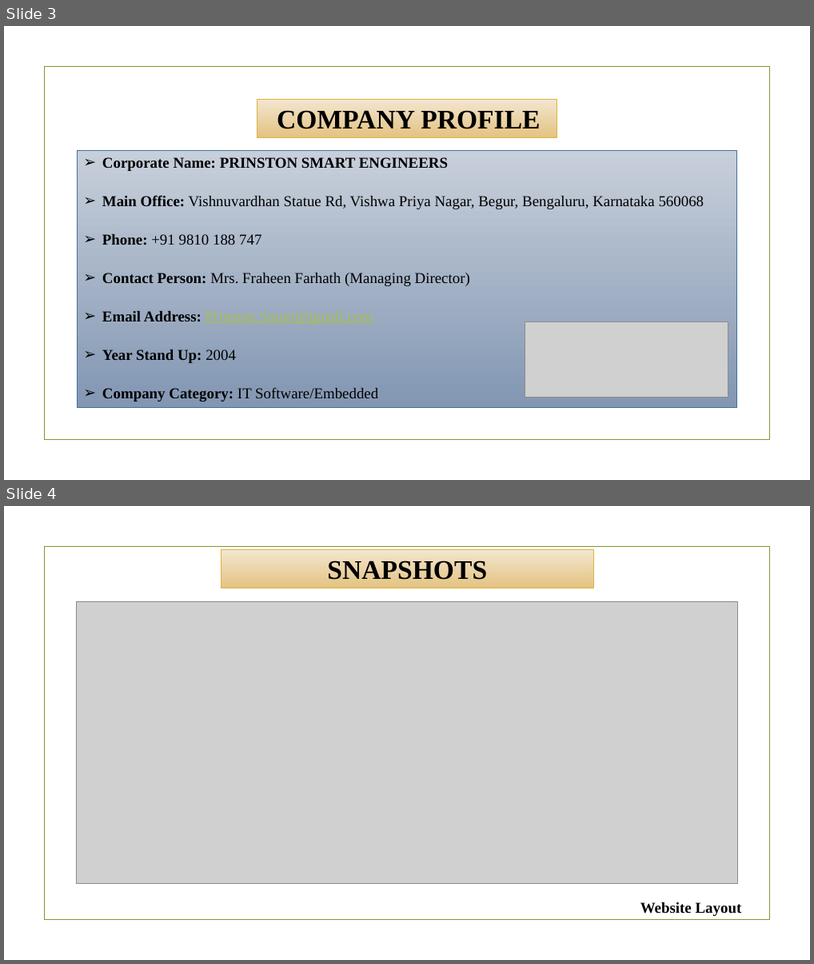
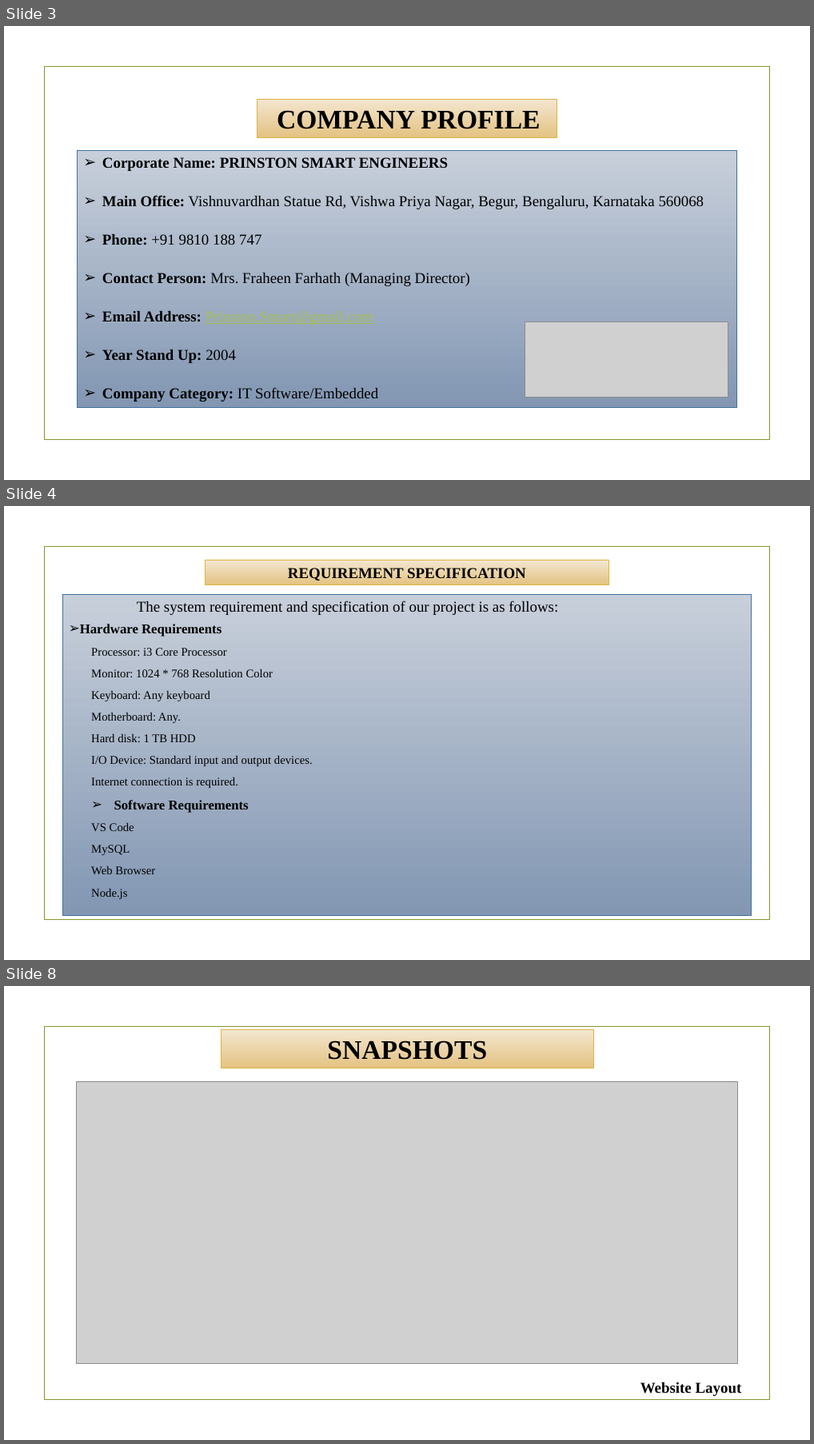
Before and after one commit to shubhankarsharma876/weather-forecast, a slide deck: ppt.pptx. Shown one above the other, each under a label of ours: slides 3 and 4 before the commit, slides 3, 4 and 8 after it; the slides between them are not shown. The pictures are 814x964 and 814x1444 pixels, drawn with LibreOffice and Linux fonts; fonts in the diff are those of the drawing; grey boxes stand for pictures; background and template pictures are left out. Boxes give left, top, right and bottom in pixels: in the first picture for what was removed or moved away, otherwise in the second. Text is boxed around its words. In the diff, an @@ line names an element or a change of style, - is before the commit and + after.

```diff
--- a/ppt.pptx
+++ b/ppt.pptx
@@ slide 4 added at box(4, 506, 810, 960), background picture (left out); not listed: 1 template element that a slide beside it also shows @@
@@ rectangle added at box(206, 560, 610, 584), fill gradient #F4E7D1 to #E4C482, outline #DEB340 0.75 pt, 18 pt, text #000000, bold @@
+REQUIREMENT SPECIFICATION
@@ rectangle added at box(62, 594, 752, 915), fill gradient #C7CFDB to #8498B4, outline #44709D 0.75 pt, 14 pt, text #000000 @@
+      The system requirement and specification of our project is as follows:
+➢ Hardware Requirements
+  Processor: i3 Core Processor
+  Monitor: 1024 * 768 Resolution Color
+  Keyboard: Any keyboard
+  Motherboard: Any.
+  Hard disk: 1 TB HDD
+  I/O Device: Standard input and output devices.
+  Internet connection is required.
+  ➢ Software Requirements
+  VS Code
+  MySQL
+  Web Browser
+  Node.js
@@ what was slide 4 is now slide 8 @@
```
Also in this commit, not shown: 1 slide changed, 3 other slides added.
